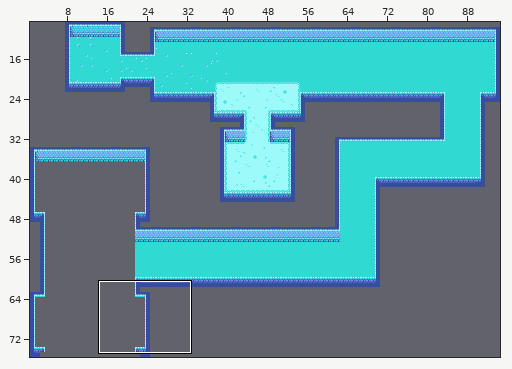
Level history. Tiled map: maps/cave.tmx. Above: a wide view before the commit, with the close-up outlined.
Close-up. First the earlier version:
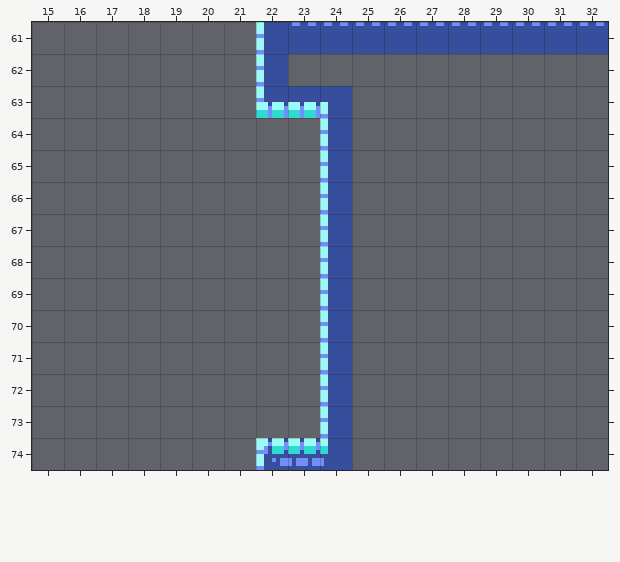
Cells are 8x8 px. Shown: x 15..32, y 61..74. The commit also changed other parts of the map, which this record leaves out.
After:
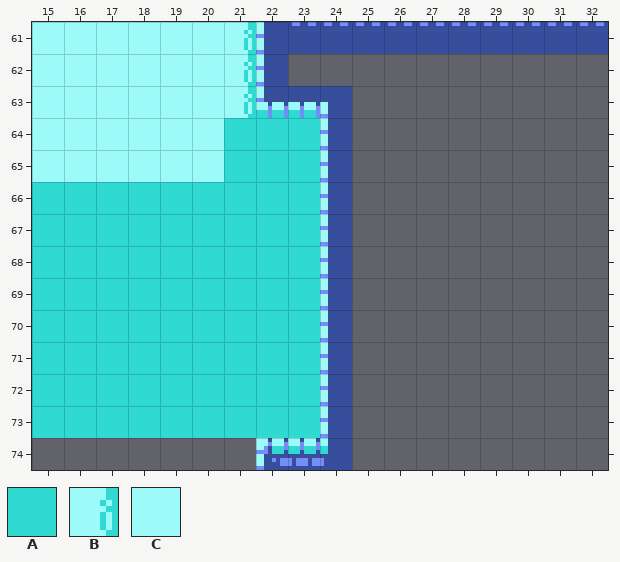
Key: from "caves": A 237, B 388, C 546.
_ is an empty cell.
Changes in this commit:
Layer "Ground":
Tile A is added in rows 64 to 65 at x 21 to 23; in rows 66 to 73 at x 15 to 23.
Tile B is added in rows 61 to 63 at x 21.
Tile C is added in rows 61 to 65 at x 15 to 20.
